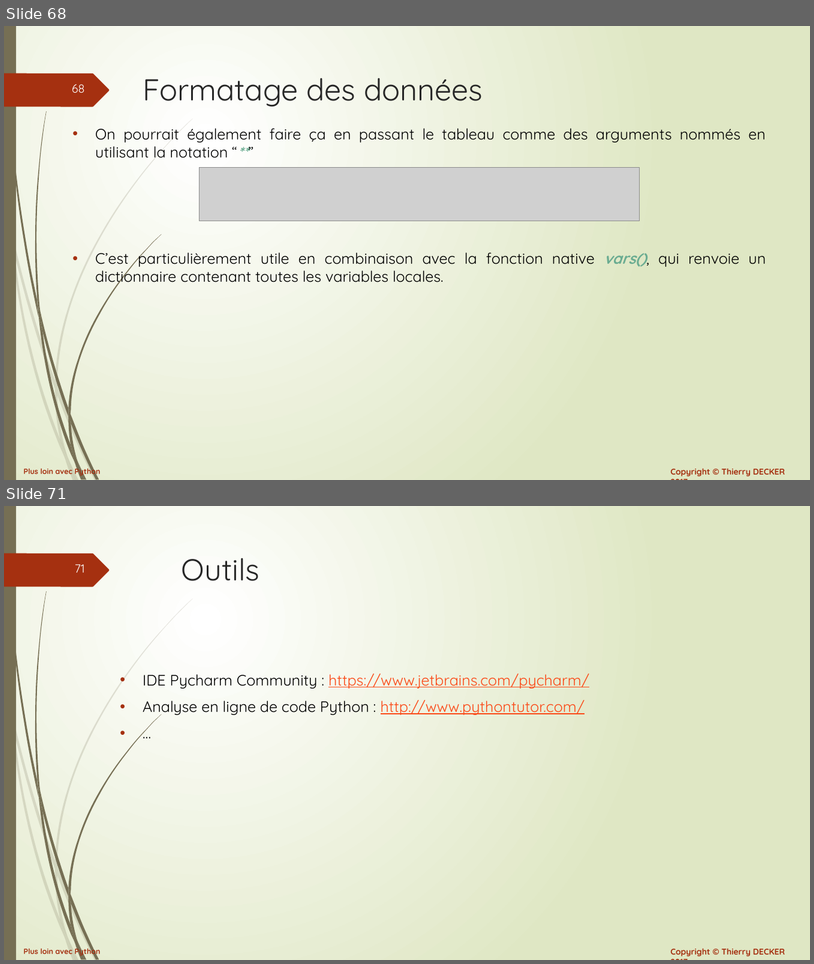
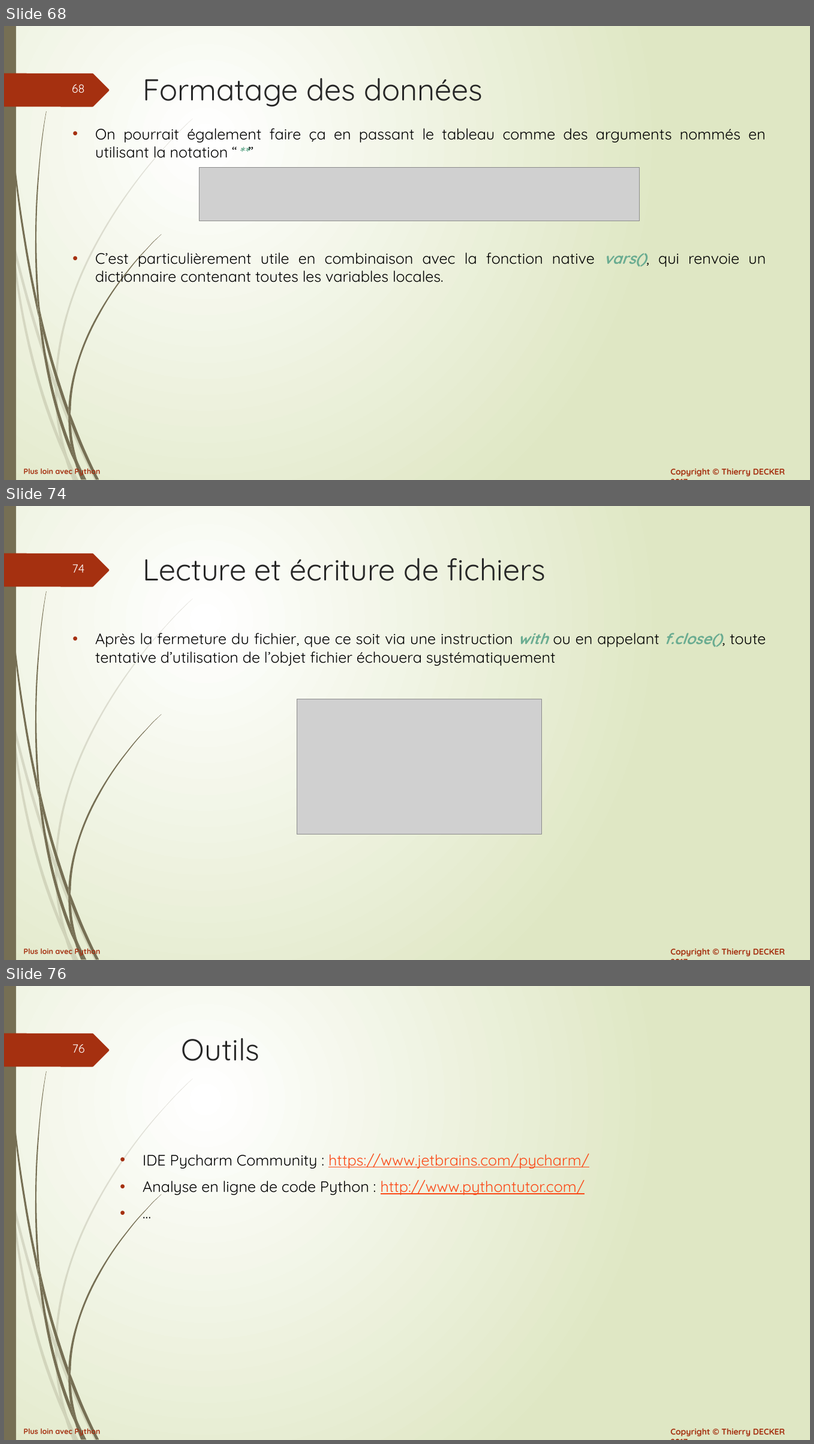
Before and after one commit to VikmanTheRacoon/learning-python, a slide deck: documentations/python-102.pptx. Shown one above the other, each under a label of ours: slides 68 and 71 before the commit, slides 68, 74 and 76 after it; the slides between them are not shown. The pictures are 814x964 and 814x1444 pixels, drawn with LibreOffice and Linux fonts; fonts in the diff are those of the drawing; grey boxes stand for pictures. Boxes give left, top, right and bottom in pixels: in the first picture for what was removed or moved away, otherwise in the second. Text is boxed around its words. In the diff, an @@ line names an element or a change of style, - is before the commit and + after.

```diff
--- a/documentations/python-102.pptx
+++ b/documentations/python-102.pptx
@@ slide 74 added at (x1=4, y1=506, x2=810, y2=960), background gradient #FFFFFF to #DFE8C4; not listed: 27 template elements that a slide beside it also shows @@
@@ title added at (x1=143, y1=558, x2=546, y2=581), 36 pt, text #262626 @@
+Lecture et écriture de fichiers
@@ text added at (x1=95, y1=633, x2=766, y2=666), 18 pt, text #000000 @@
+• Après la fermeture du fichier, que ce soit via une instruction with ou en appelant f.close(), toute tentative d’utilisation de l’objet fichier échouera systématiquement
@@ picture added at (x1=297, y1=699, x2=542, y2=834) @@
@@ what was slide 71 is now slide 76 @@
@@ page number at (x1=72, y1=1044, x2=85, y2=1053): text changed @@
-71
+76
```
Also in this commit, not shown: 2 slides changed, 4 other slides added, 1 other file.
